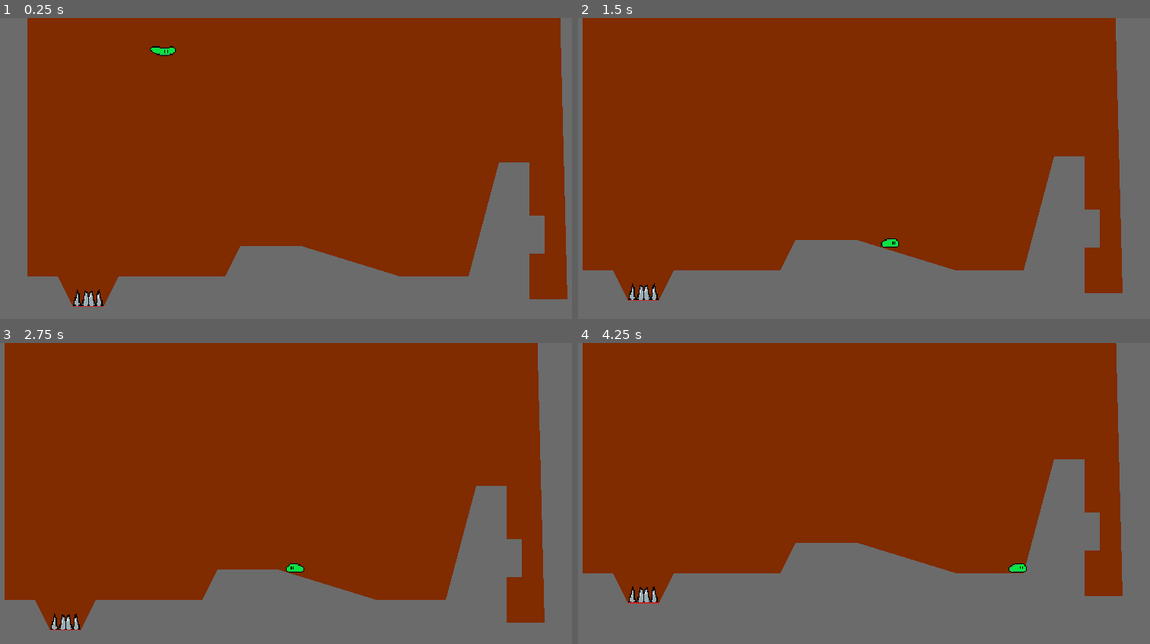
Above: before the commit, frames 1-4 (two rows, left to right).
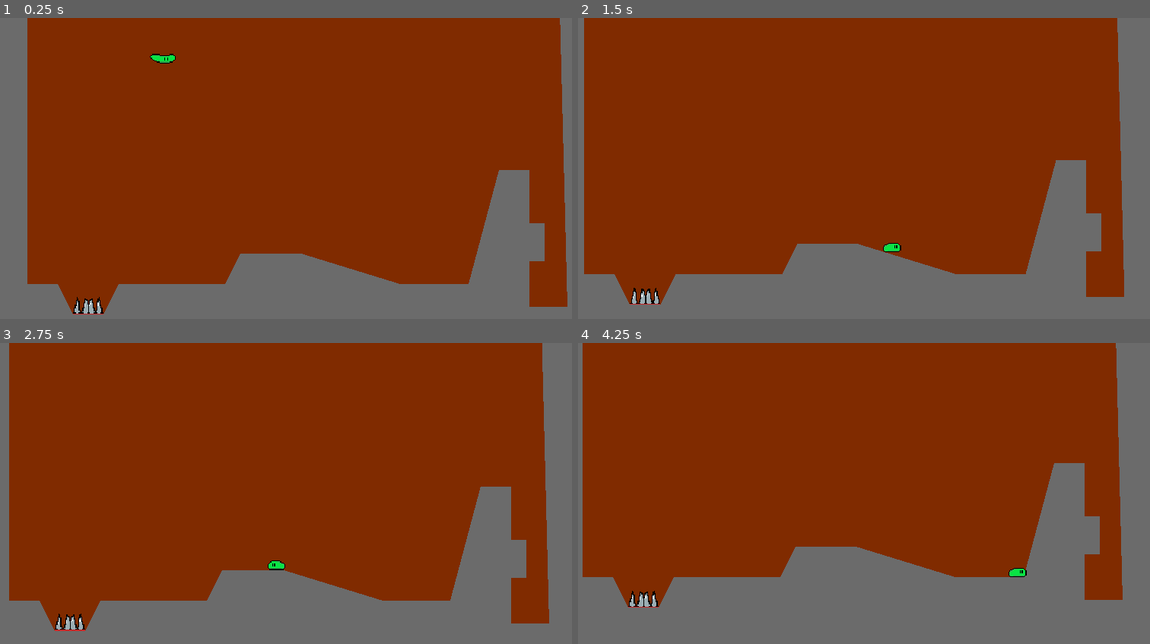
Above: after the commit, the same moments.

Repository: bruhmoment0987654321/TSSANDTLB_Godot
Game: Godot game, scene res://World/world.tscn
Same seed, same stepped clock (60 frames per second), same inputs: the game is played once before the commit and once after it.
Inputs:
- Up to frame 1 (0.25 s): no input
- Up to frame 2 (1.5 s): hold D (right) from 0.53 s (still down); tap K (dash) at 0.6, 1.35 s; tap Space (jump) at 0.77 s
- Up to frame 3 (2.75 s): tap Space (jump) at 1.52 s; release D (right) at 2.03 s; hold A (left) from 2.03 s (still down); hold Shift (run, bound only after the commit) from 2.03 s (still down); tap K (dash) at 2.3 s
- Up to frame 4 (4.25 s): release A (left) at 2.78 s; release Shift (run, bound only after the commit) at 2.78 s; hold D (right) from 2.78 s (still down); tap J (run, bound only before the commit) at 2.85 s; tap Space (jump) at 3.02, 3.77 s; tap K (dash) at 3.05, 3.6 s

The runs differ from the first frame. In frame 1, 2.9% of the frame differs, in the area x 4-100%, y 0-99%; in frame 2, 2.3%; in frame 3, 2.9%; in frame 4, 1.5%.

Commit message:
Adding death and spikes

Diff:
--- /dev/null
+++ b/Hazards/Scenes/hazard_area.tscn
@@ -0,0 +1,5 @@
+[gd_scene format=3 uid="uid://c0ms5ofac4ret"]
+
+[node name="HazardArea" type="Area2D"]
+collision_layer = 4
+collision_mask = 0
--- a/Hazards/Scenes/spike.tscn
+++ b/Hazards/Scenes/spike.tscn
@@ -1,9 +1,20 @@
-[gd_scene load_steps=2 format=3 uid="uid://b68lvx2qgm7fs"]
+[gd_scene load_steps=4 format=3 uid="uid://b68lvx2qgm7fs"]
 
 [ext_resource type="Texture2D" uid="uid://cryiqdajekgdv" path="res://Hazards/Sprites/spike.png" id="1_n8oof"]
+[ext_resource type="PackedScene" uid="uid://c0ms5ofac4ret" path="res://Hazards/Scenes/hazard_area.tscn" id="2_dbadp"]
+
+[sub_resource type="RectangleShape2D" id="RectangleShape2D_2gwar"]
+size = Vector2(27, 12)
 
 [node name="Spike" type="Node2D"]
 
 [node name="Sprite2D" type="Sprite2D" parent="."]
 position = Vector2(0, -16)
 texture = ExtResource("1_n8oof")
+
+[node name="HazardArea" parent="." instance=ExtResource("2_dbadp")]
+
+[node name="CollisionShape2D" type="CollisionShape2D" parent="HazardArea"]
+position = Vector2(0, -6)
+shape = SubResource("RectangleShape2D_2gwar")
+debug_color = Color(1, 0, 0.133333, 0.419608)
--- a/Player/Slime_Player/Scenes/slime_player.tscn
+++ b/Player/Slime_Player/Scenes/slime_player.tscn
@@ -95,7 +95,12 @@
 "speed": 7.0
 }]
 
+[sub_resource type="RectangleShape2D" id="RectangleShape2D_oe3m3"]
+size = Vector2(12, 7)
+
 [node name="Slime_player" type="CharacterBody2D"]
+collision_layer = 2
+collision_mask = 5
 floor_constant_speed = true
 floor_max_angle = 0.872665
 floor_snap_length = 3.0
@@ -123,6 +128,19 @@
 
 [node name="Camera2D" type="Camera2D" parent="."]
 position = Vector2(-2, -62)
+position_smoothing_enabled = true
+position_smoothing_speed = 10.0
 
 [node name="LookTimer" type="Timer" parent="."]
 one_shot = true
+
+[node name="HazardDetector" type="Area2D" parent="."]
+collision_layer = 0
+collision_mask = 4
+
+[node name="Hitbox" type="CollisionShape2D" parent="HazardDetector"]
+position = Vector2(0, -4.5)
+shape = SubResource("RectangleShape2D_oe3m3")
+debug_color = Color(0.980392, 0, 0.372549, 0.419608)
+
+[connection signal="area_entered" from="HazardDetector" to="." method="_on_hazard_detector_area_entered"]
--- a/Player/Slime_Player/Scripts/slime_player.gd
+++ b/Player/Slime_Player/Scripts/slime_player.gd
@@ -8,6 +8,9 @@
 @onready var dash_timer = $DashTimer
 @onready var camera = $Camera2D
 @onready var look_timer = $LookTimer
+
+#getting position for spawn point
+@onready var spawn_position = global_position
 #camera variables
 @export_group("Camera")
 @export var look_timer_amount = 5
@@ -24,6 +27,7 @@
 @export var dash_time = 0.2
 @export var max_dash_amount = 2
 @export var dash_color_running_out = Color.WHITE
+var dash_time_less = dash_time - 0.01 #used so the dash doesnt happen more than once during dash
 var dash_amount = max_dash_amount
 var dash_direction = Vector2() #get direciton we'll dash in
 var dashsp = 0
@@ -101,13 +105,16 @@
 	if is_on_floor() and Input.is_action_just_pressed("jump"):
 		velocity.y = movement_data.jump_velocity
 		ending_dash()
+	if dash_timer.time_left > 0.0 and dash_amount > 0 and Input.is_action_just_pressed("dash") and dash_timer.time_left < dash_time_less:
+		dash_amount -= 1
+		dash_timer.start(dash_time)
 
 func ending_dash():
 	dash_amount -= 1
 	player_state = STATE.NORMAL
 
 func update_animation(input_axis):
-	if dash_amount == 0:
+	if dash_amount <= 0:
 		animated_sprite_2d.modulate = dash_color_running_out
 	else:
 		animated_sprite_2d.modulate = Color.WHITE
@@ -134,3 +141,7 @@
 		else:
 			move_dir.x = 1
 	return move_dir
+
+
+func _on_hazard_detector_area_entered(area):
+	global_position = spawn_position
--- a/World/world.gd
+++ b/World/world.gd
@@ -7,7 +7,7 @@
 @export_group("Camera Limit")
 @export var left = -8
 @export var right = 656
-@export var top = -16
+@export var top = -24
 @export var bottom = 376
 @export var Background = Color.BLACK
 func _ready():
--- a/World/world.tscn
+++ b/World/world.tscn
@@ -9,6 +9,7 @@
 Background = Color(0.501961, 0.168627, 0, 1)
 
 [node name="The World" type="StaticBody2D" parent="."]
+collision_mask = 0
 
 [node name="CollisionPolygon2D" type="CollisionPolygon2D" parent="The World"]
 position = Vector2(0, 24)
--- a/project.godot
+++ b/project.godot
@@ -85,9 +85,15 @@
 }
 run={
 "deadzone": 0.5,
-"events": [Object(InputEventKey,"resource_local_to_scene":fa …(140 unchanged characters)… d":false,"keycode":0,"physical_keycode":74,"key_label":0,"unicode":106,"echo":false,"script":null)
+"events": [Object(InputEventKey,"resource_local_to_scene":fa …(140 unchanged characters)… d":false,"keycode":0,"physical_keycode":4194325,"key_label":0,"unicode":0,"echo":false,"script":null)
 ]
 }
+
+[layer_names]
+
+2d_physics/layer_1="World "
+2d_physics/layer_2="Player"
+2d_physics/layer_3="Hazards"
 
 [rendering]
 
Not shown: 1 places in Player/Slime_Player/Scenes/slime_player.tscn that only renumber resources
